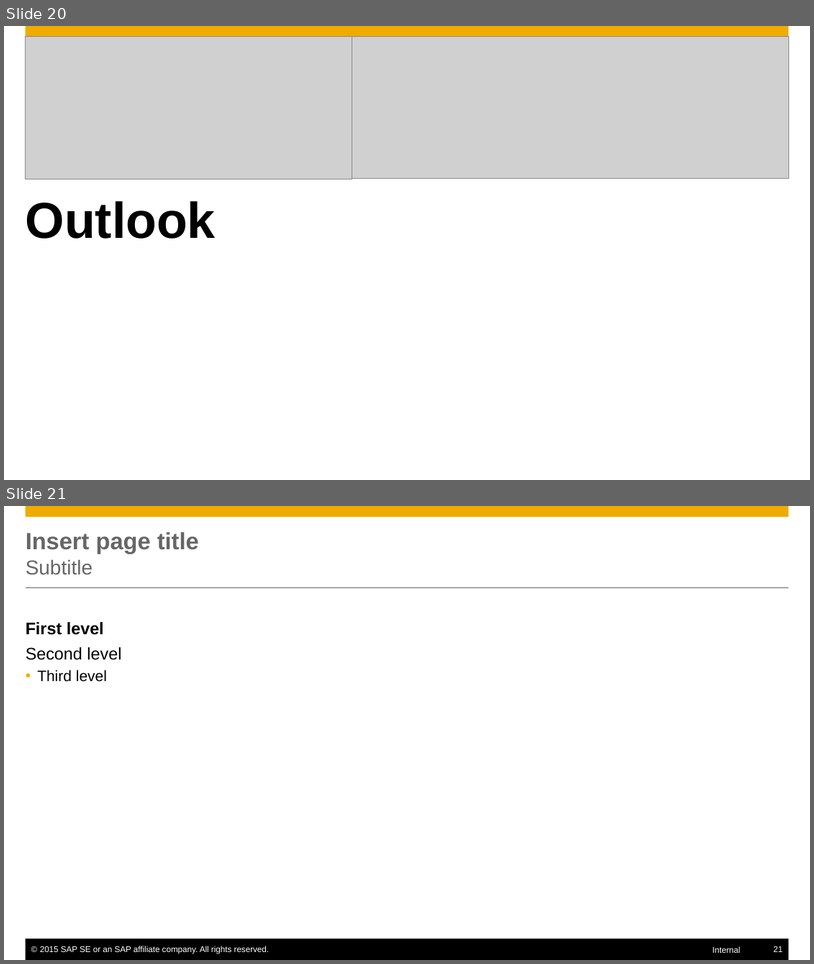
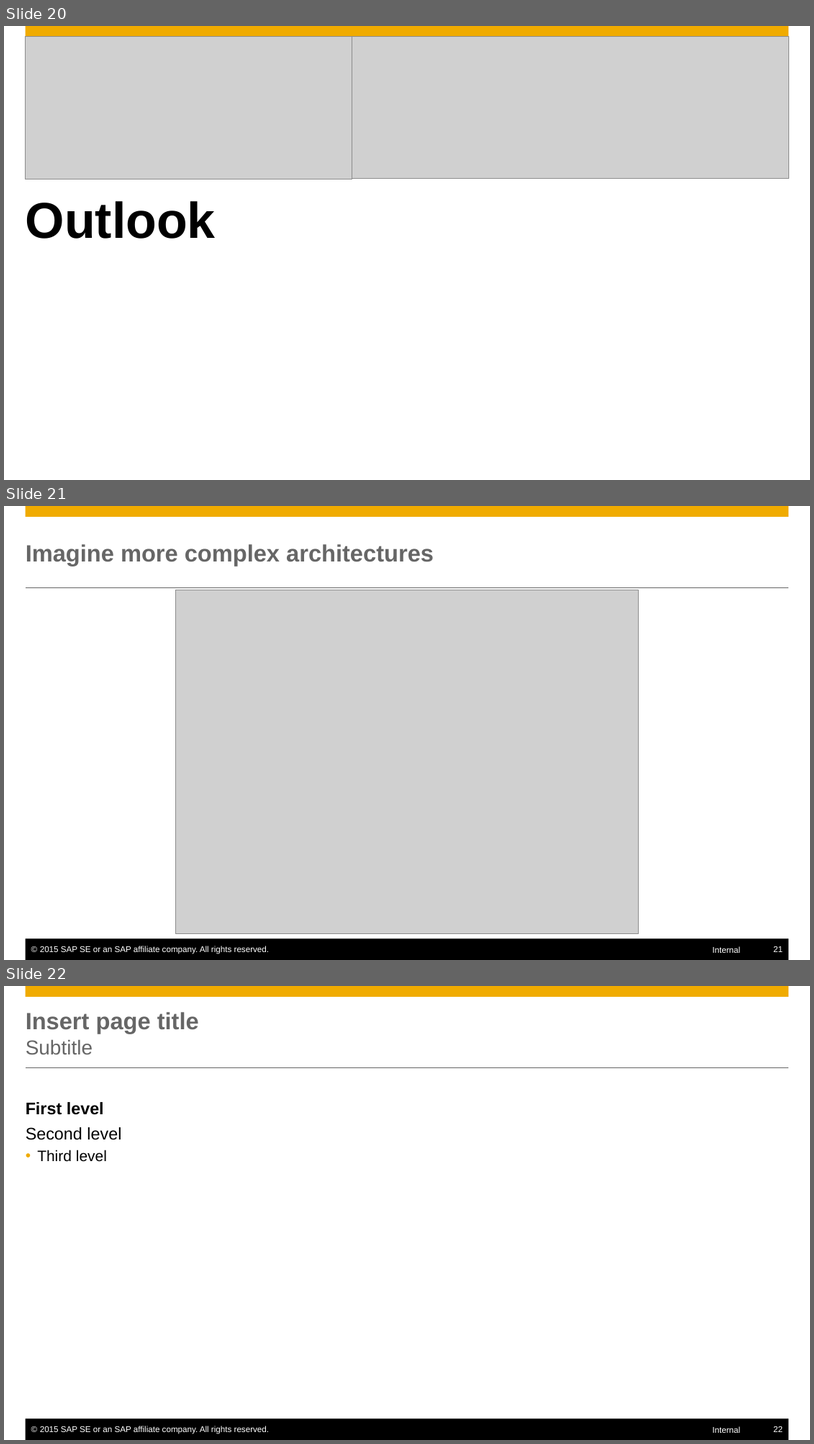
Before and after one commit to Hingo/ansible_meteor, a slide deck: presentation/slides.pptx. Shown one above the other, each under a label of ours: slides 20 and 21 before the commit, slides 20, 21 and 22 after it. The pictures are 814x964 and 814x1444 pixels, drawn with LibreOffice and Linux fonts; fonts in the diff are those of the drawing; grey boxes stand for pictures; background and template pictures are left out. Boxes give left, top, right and bottom in pixels: in the first picture for what was removed or moved away, otherwise in the second. Text is boxed around its words. In the diff, an @@ line names an element or a change of style, - is before the commit and + after.

Commit message:
updated slides

```diff
--- a/presentation/slides.pptx
+++ b/presentation/slides.pptx
@@ slide 21 added at [4,506,810,960], background #FFFFFF; not listed: 6 template elements that a slide beside it also shows @@
@@ title added at [26,544,434,566], 28 pt, text #666666, bold @@
+Imagine more complex architectures
@@ picture added at [175,590,639,934] @@
@@ what was slide 21 is now slide 22 @@
@@ page number at [774,1426,783,1432]: text changed @@
-21
+22
```
Also in this commit, not shown: 2 other slides added, 2 slides removed, 1 other file.
